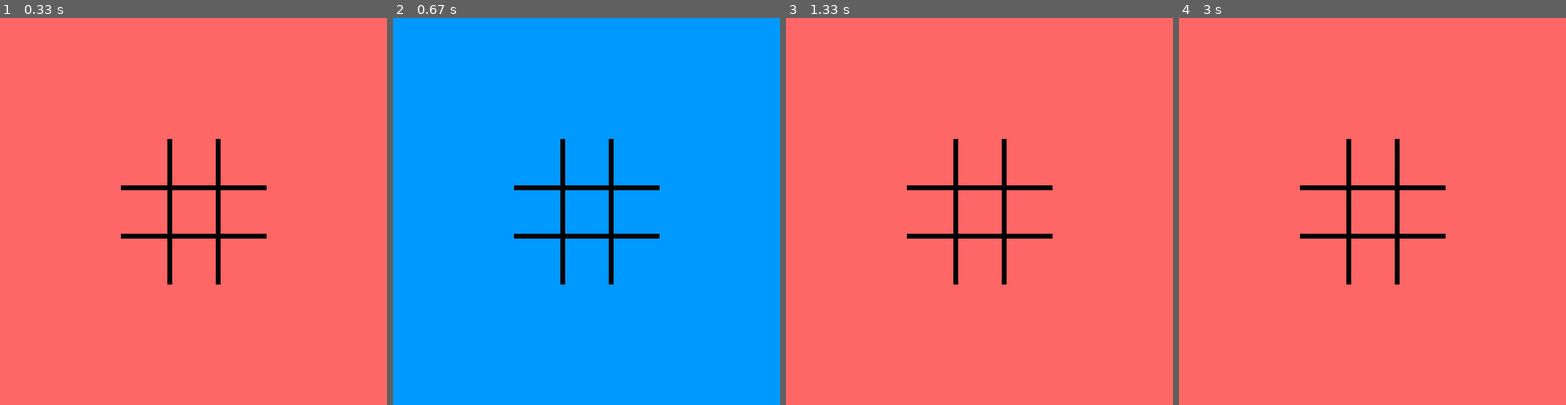
Above: before the commit, frames 1-4 (left to right).
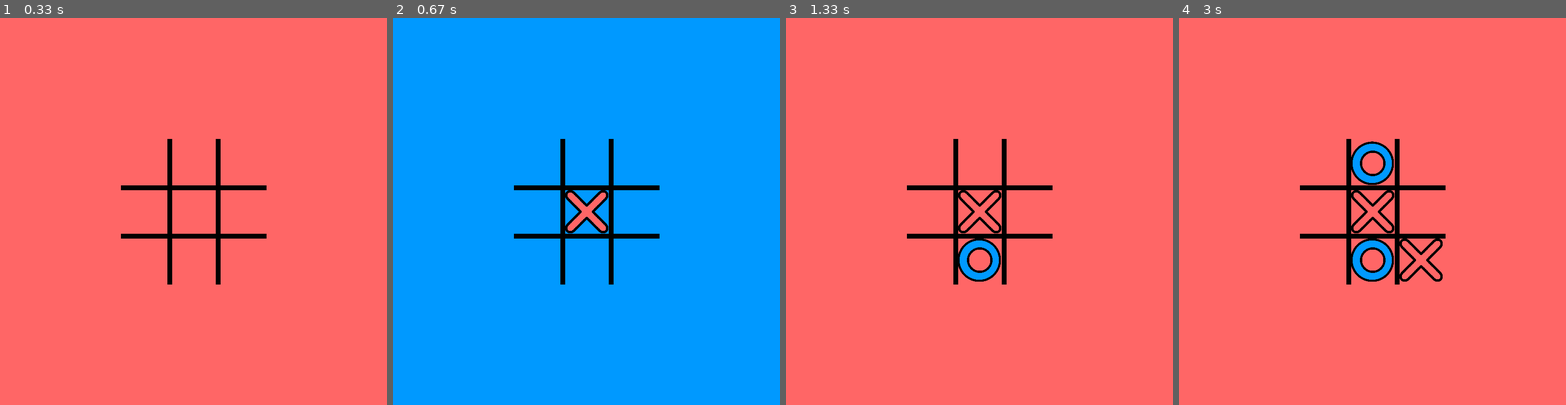
Above: after the commit, the same moments.

Repository: WingiM/PygameMiniGames
Game: pygame game, started from Templates/TicTacToe.py
Same seed, same stepped clock (60 frames per second), same inputs: the game is played once before the commit and once after it.
Inputs (mouse positions are in pixels of both pictures, inside the frame that each line leads up to):
- Up to frame 1 (0.33 s): no input
- Up to frame 2 (0.67 s): click (586, 211) at 0.38 s
- Up to frame 3 (1.33 s): click (979, 238) at 0.72 s
- Up to frame 4 (3 s): click (1418, 246) at 1.55 s; click (1360, 145) at 2.88 s

Frame 1 is identical in both runs. In frame 2, 0.7% of the frame differs, in the area x 44-56%, y 44-56%; in frame 3, 1.1%; in frame 4, 2.2%, in the area x 44-69%, y 31-69%.

Commit message:
TicTacToe.py done

Diff:
--- a/Templates/TicTacToe.py
+++ b/Templates/TicTacToe.py
@@ -1,45 +1,108 @@
+import os
+import sys
 import pygame
 from Templates.Board import Board
 
-INDENT_LEFT, INDENT_TOP, CELL_SIZE = 100, 100, 100
+CELL_SIZE = 100
 COLORS = {'red': (255, 102, 102),
           'blue': (0, 153, 255)}
 
+pygame.init()
+size = width, height = 800, 800
+screen = pygame.display.set_mode(size)
+
+
+def load_image(name, colorkey=None):
+    fullname = os.path.join('data', name)
+    if not os.path.isfile(fullname):
+        print(f"Файл с изображением '{fullname}' не найден")
+        sys.exit()
+    image = pygame.image.load(fullname)
+    if colorkey is not None:
+        image = image.convert()
+        if colorkey == -1:
+            colorkey = image.get_at((0, 0))
+        image.set_colorkey(colorkey)
+    else:
+        image = image.convert_alpha()
+    return image
+
 
 class TicTacToeBoard(Board):
+    cross = load_image('cross.png')
+    nought = load_image('nought.png')
 
-    def __init__(self, width, height, screen):
+    def __init__(self, screen):
         super().__init__(3, 3, screen)
         self.turn = 'red'
+        self.outline = 10
+        self.cross = pygame.transform.scale(TicTacToeBoard.cross,
+                                            (self.cell_size - self.outline, self.cell_size - self.outline))
+        self.nought = pygame.transform.scale(TicTacToeBoard.nought,
+                                             (self.cell_size - self.outline, self.cell_size - self.outline))
+        self.working = True
+        self.won = None
+
+    def set_view(self, left, top, cell_size):
+        self.left = left
+        self.top = top
+        self.cell_size = cell_size
+        self.cross = pygame.transform.scale(TicTacToeBoard.cross,
+                                            (self.cell_size - self.outline, self.cell_size - self.outline))
+        self.nought = pygame.transform.scale(TicTacToeBoard.nought,
+                                             (self.cell_size - self.outline, self.cell_size - self.outline))
 
     def render(self):
         y = self.top
         for i in range(self.height):
             x = self.left
             for j in range(self.width):
-                pygame.draw.rect(self.screen, COLORS[self.turn], (x, y, self.cell_size, self.cell_size), 10)
+                pygame.draw.rect(self.screen, COLORS[self.turn], (x, y, self.cell_size, self.cell_size), self.outline)
                 if x != self.left:
-                    pygame.draw.line(self.screen, (0, 0, 0), (x,  y), (x, y + self.cell_size), 10)
+                    pygame.draw.line(self.screen, (0, 0, 0), (x, y), (x, y + self.cell_size), self.outline)
                 if self.board[i][j] == 1:
-                    pass  # TODO: PNG с крестиком
+                    self.screen.blit(self.cross, (x + self.outline // 2, y + self.outline // 2))
                 if self.board[i][j] == 2:
-                    pass  # TODO: PNG с ноликом
+                    self.screen.blit(self.nought, (x + self.outline // 2, y + self.outline // 2))
                 x += self.cell_size
             if y != self.top:
-                pygame.draw.line(self.screen, (0, 0, 0), (self.left, y), (self.left + self.cell_size * self.width, y), 10)
+                pygame.draw.line(self.screen, (0, 0, 0), (self.left, y), (self.left + self.cell_size * self.width, y),
+                                 self.outline)
             y += self.cell_size
 
+    def check_three(self, p1, p2, p3):
+        if self.board[p1[0]][p1[1]] == self.board[p2[0]][p2[1]] == self.board[p3[0]][p3[1]] != 0:
+            self.working = False
+            self.won = 'red' if self.board[p1[0]][p1[1]] == 1 else 'blue'
+
+    def check_win(self):
+        for i in range(3):
+            self.check_three((i, 0), (i, 1), (i, 2))
+            self.check_three((0, i), (1, i), (2, i))
+        self.check_three((0, 0), (1, 1), (2, 2))
+        self.check_three((2, 0), (1, 1), (0, 2))
+
     def on_click(self, cell):
-        x, y = cell
-        self.board[y][x] = 1 if self.turn == 'red' else 2
-        self.turn = 'blue' if self.turn == 'red' else 'red'
+        if cell:
+            x, y = cell
+            if not self.board[y][x]:
+                self.board[y][x] = 1 if self.turn == 'red' else 2
+                self.check_win()
+                if self.working:
+                    self.turn = 'blue' if self.turn == 'red' else 'red'
+
+    def set_win_text(self):
+        if self.won:
+            font = pygame.font.Font(None, 150)
+            text = font.render(f"{self.won.capitalize()} wins!", True, (0, 0, 0))
+            text_x = (self.width * CELL_SIZE) // 2
+            text_y = (self.height * CELL_SIZE) // 2
+            self.screen.blit(text, (text_x, text_y))
 
 
 if __name__ == '__main__':
-    size = width, height = 800, 800
-    screen = pygame.display.set_mode(size)
-    pygame.display.set_caption('Мини-игры')
-    board = TicTacToeBoard(3, 3, screen)
+    pygame.display.set_caption('Крестики-нолики')
+    board = TicTacToeBoard(screen)
     board.set_view((width - board.width * CELL_SIZE) // 2, (height - board.height * CELL_SIZE) // 2, CELL_SIZE)
     running = True
     while running:
@@ -50,4 +113,5 @@
                 board.get_click(event.pos)
         screen.fill(COLORS[board.turn])
         board.render()
+        board.set_win_text()
         pygame.display.flip()
Binary file added: Templates/data/cross.png
Binary file added: Templates/data/nought.png
